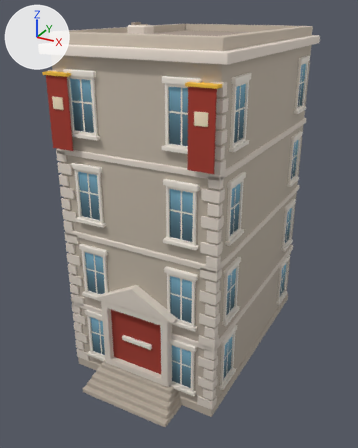
A saved change to the glTF model newcity/art/kit/tremont_e4.glb.
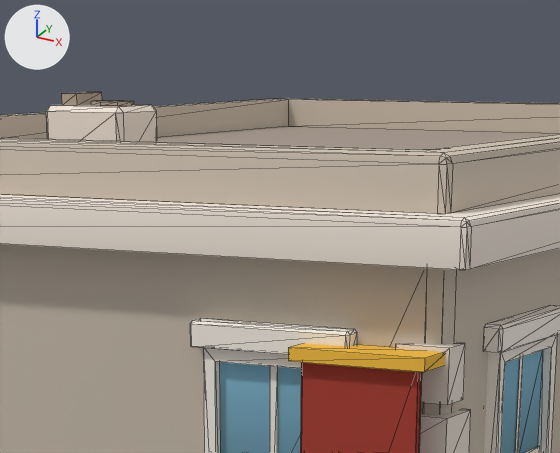
Each version is shown whole from a 50 mm camera at (12.12, -23.96, 19.15) aimed at (-0.22, -1.51, 7.92), then close up on the part from 33% to 70% of the width and 0% to 24% of the height. Every picture has the same lights, and +X, +Y and +Z are marked at upper left. The first two pictures are the older version. The close-ups show mesh edges as thin lines. Vertices at exactly the same position are counted once.

Names of what the first close-up shows: 'tremont_e4'.
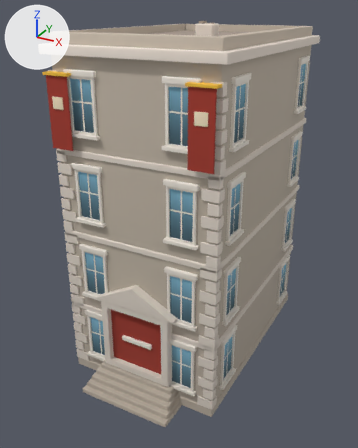
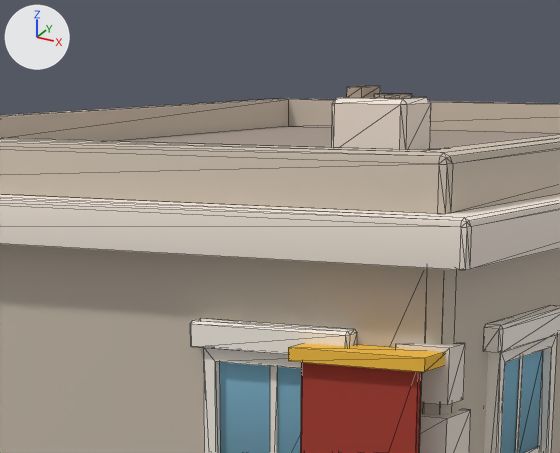
What differs and where, as boxes [x1, y1, x2, y2] in the close-ups (560 x 453 px; the box of a moved part takes in the faces that stretch with it):
'tremont_e4', reshaped: before [0, 92, 560, 453]; after [0, 86, 560, 453]
part 1 of me_tremont_e4, moved or reshaped: before [91, 100, 134, 106]; after [374, 93, 412, 98]
part 2 of me_tremont_e4, moved or reshaped: before [46, 104, 157, 142]; after [332, 97, 431, 150]
part 3 of me_tremont_e4, moved or reshaped: before [62, 92, 102, 105]; after [347, 86, 380, 98]

Diff of the bpy script that builds the scene:
```diff
--- a/newcity/art/kit/tremont_e4.glb.py
+++ b/newcity/art/kit/tremont_e4.glb.py
@@ me_tremont_e4 @@
 me_tremont_e4.from_pydata(...)  # 2118 vertices, 3066 faces; spans x -4.6..4.6, y -8.1..6.6, z 0.0..18.5
 # used by ob_tremont_e4; location = (0.0, 0.0, 0.0)
+# me_tremont_e4 part 1: the loose piece of 16 vertices spanning x -1.4..-0.9, y -3.5..-3.0, z 18.3..18.4 is moved by (1.6, 3.8, 0.0)
+# me_tremont_e4 part 2: the loose piece of 20 vertices spanning x -1.8..-0.8, y -3.6..-2.8, z 17.7..18.3 is moved by (1.6, 3.8, 0.0)
+# me_tremont_e4 part 3: the loose piece of 8 vertices spanning x -1.7..-1.5, y -3.5..-3.0, z 18.3..18.5 is moved by (1.6, 3.8, 0.0)
 me_tremont_e4.materials.append(mat_kit_atlas)
```
